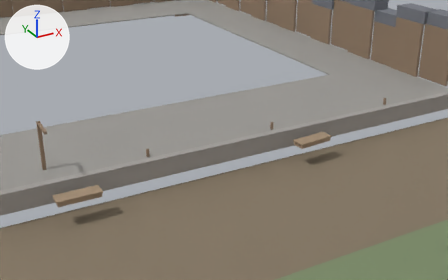
Before and after pictures for a commit that changed the glTF model assets/level/garrison/outside.glb.
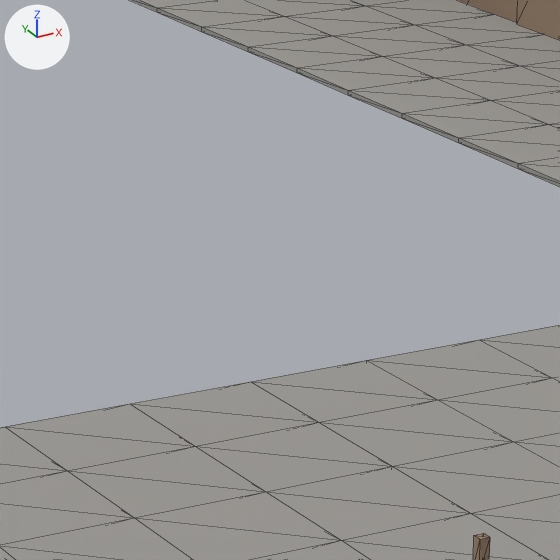
Each version appears first from a 50 mm lens placed at (-33.1, -108.6, 32.5), pointed at (8.6, -32.8, -5.4), and next in a close-up on the part from 40% to 64% of the width and 8% to 45% of the height. The axes (+X, +Y, +Z) are drawn at upper left. The lights are the same throughout. The last two pictures show the newer version. The close-ups show mesh edges as thin lines.

Objects in the first close-up: 'floor_cobble_4.135', 'floor_cobble_4.138', 'floor_cobble_4.139', 'floor_cobble_4.140', 'floor_cobble_4.142', 'floor_cobble_4.143', 'floor_cobble_4.144', 'floor_cobble_4.145', 'floor_cobble_4.146', 'floor_cobble_4.147', 'floor_cobble_4.148', 'floor_cobble_4.150' and 31 more.
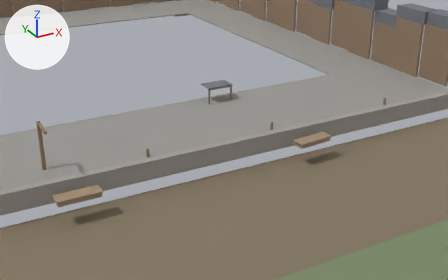
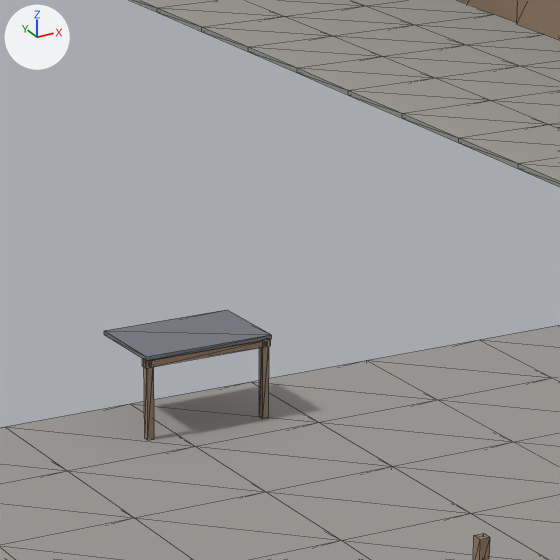
Boxes [x1, y1, x2, y2] around the edits, measured in the close-ups (560 x 560 px):
'lean_to_4.001', added
    after: [104, 310, 272, 440]
    faces in mat_slate (grey #767981): [104, 310, 272, 361]
    faces in mat_timber (brown #957e69): [142, 339, 271, 440]

What changed in the scene script:
```text
Add me_kit_lean_to_4:
    me_kit_lean_to_4.from_pydata(...)  # a box spanning x -2.0..2.0, y -1.3..1.3, z 2.38..2.5, material slot 0; a box spanning x -1.95..-1.75, y -1.25..-1.05, z 0.0..2.38, material slot 1; a box spanning x 1.75..1.95, y -1.25..-1.05, z 0.0..2.38, material slot 1; a box spanning x -2.0..2.0, y -1.25..-1.05, z 2.15..2.35, material slot 1
    me_kit_lean_to_4.materials.append(mat_slate)  # grey #767981
    me_kit_lean_to_4.materials.append(mat_timber)  # brown #957e69
Add ob_lean_to_4_001:
    ob_lean_to_4_001 = bpy.data.objects.new('lean_to_4.001', me_kit_lean_to_4)
    ob_lean_to_4_001.location = (9.0, -29.7, 0.0)
```
